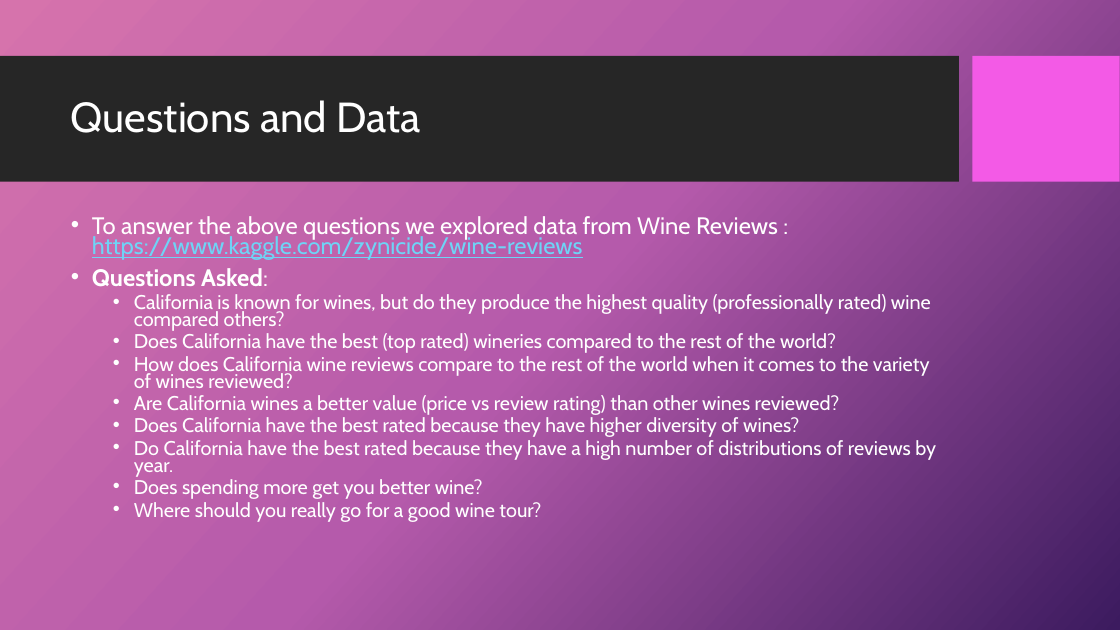
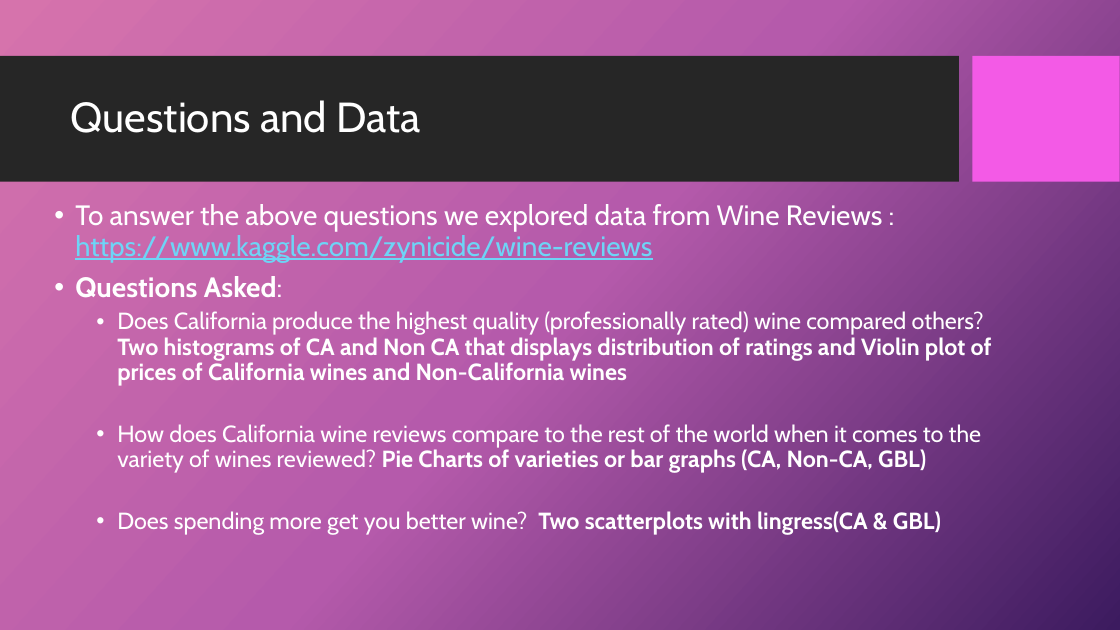
Before and after one commit to 4Reference/Project1, a slide deck: slide 4 of Data Science_Project 1_Group2.pptx. Drawn at 1120x630 pixels with LibreOffice and Linux fonts; fonts in the diff are those of the drawing; background and template pictures are left out. Boxes give left, top, right and bottom in pixels: in the first picture for what was removed or moved away, otherwise in the second. Text is boxed around its words. In the diff, an @@ line names an element or a change of style, - is before the commit and + after.

Commit message:
Update to powerpoint

```diff
--- a/Data Science_Project 1_Group2.pptx
+++ b/Data Science_Project 1_Group2.pptx
@@ text "To answer the above questions ...": place and size @@
-text "To answer the above questions ..." at [92, 216, 936, 522]
+text "To answer the above questions ..." at [75, 204, 992, 535]
@@ text at [75, 204, 883, 298]: size 20.4 to 24 pt in "To answer the above questions we explored ...", "Questions Asked:"; line spacing 0.7 to 0.9 @@
@@ text at [117, 311, 992, 535]: text changed; size 17 to 20 pt @@
-  • California is known for wines, but do they produce the highest quality (professionally rated) wine compared others?
-  • Does California have the best (top rated) wineries compared to the rest of the world?
-  • How does California wine reviews compare to the rest of the world when it comes to the variety of wines reviewed?
-  • Are California wines a better value (price vs review rating) than other wines reviewed?
-  • Does California have the best rated because they have higher diversity of wines?
-  • Do California have the best rated because they have a high number of distributions of reviews by year.
-  • Does spending more get you better wine?
-  • Where should you really go for a good wine tour?
+  • Does California produce the highest quality (professionally rated) wine compared others? Two histograms of CA and Non CA that displays distribution of ratings and Violin plot of prices of California wines and Non-California wines
+  • How does California wine reviews compare to the rest of the world when it comes to the variety of wines reviewed? Pie Charts of varieties or bar graphs (CA, Non-CA, GBL)
+  • Does spending more get you better wine? Two scatterplots with lingress(CA & GBL)
```
Also in this commit, not shown: 6 other slides changed, 5 slides added, 6 slides removed.
